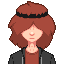
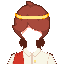
Comparing the layer stacks of the two w=64, h=64 images. Changes:
renamed "Layer1" to "Layer3", moved it above "Layer2", painted on it over [7, 1, 57, 64]
hid "Layer2" over [8, 1, 56, 64]
